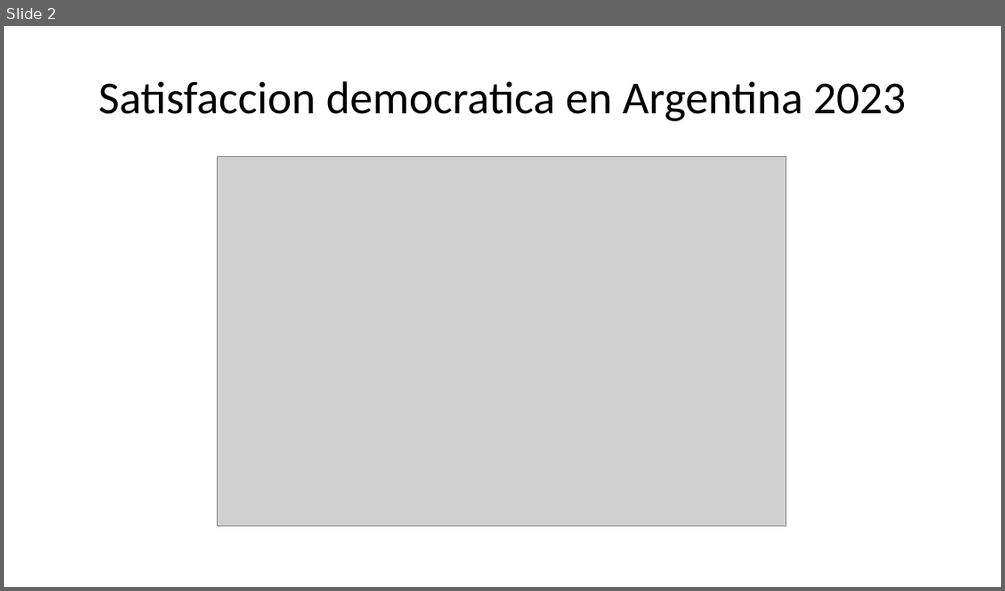
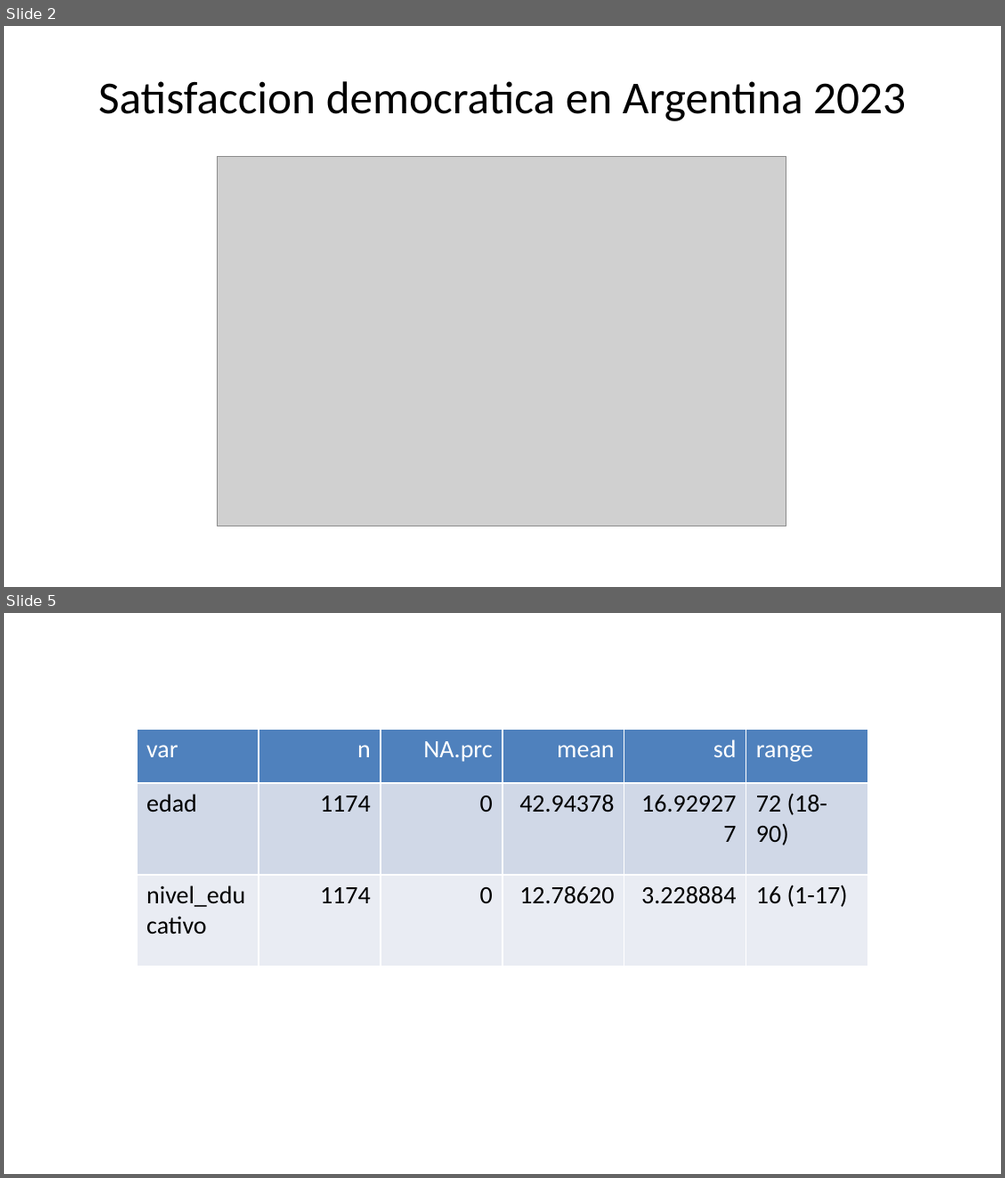
Before and after one commit to Evacarolinaa/trabajo-2, a slide deck: procesamiento/trabajo2.pptx. Shown one above the other, each under a label of ours: slide 2 before the commit, slides 2 and 5 after it; the slides between them are not shown. The pictures are 1005x591 and 1005x1178 pixels, drawn with LibreOffice and Linux fonts; fonts in the diff are those of the drawing; grey boxes stand for pictures. Boxes give left, top, right and bottom in pixels: in the first picture for what was removed or moved away, otherwise in the second. Text is boxed around its words. In the diff, an @@ line names an element or a change of style, - is before the commit and + after.

```diff
--- a/procesamiento/trabajo2.pptx
+++ b/procesamiento/trabajo2.pptx
@@ slide 5 added at box(4, 613, 1001, 1174), background #FFFFFF @@
@@ table added at box(137, 729, 866, 965), 3 rows, 6 columns @@
+var | n | NA.prc | mean | sd | range
+edad | 1174 | 0 | 42.94378 | 16.929277 | 72 (18-90)
+nivel_educativo | 1174 | 0 | 12.78620 | 3.228884 | 16 (1-17)
```
Also in this commit, not shown: 8 slides changed, 1 other slide added.
